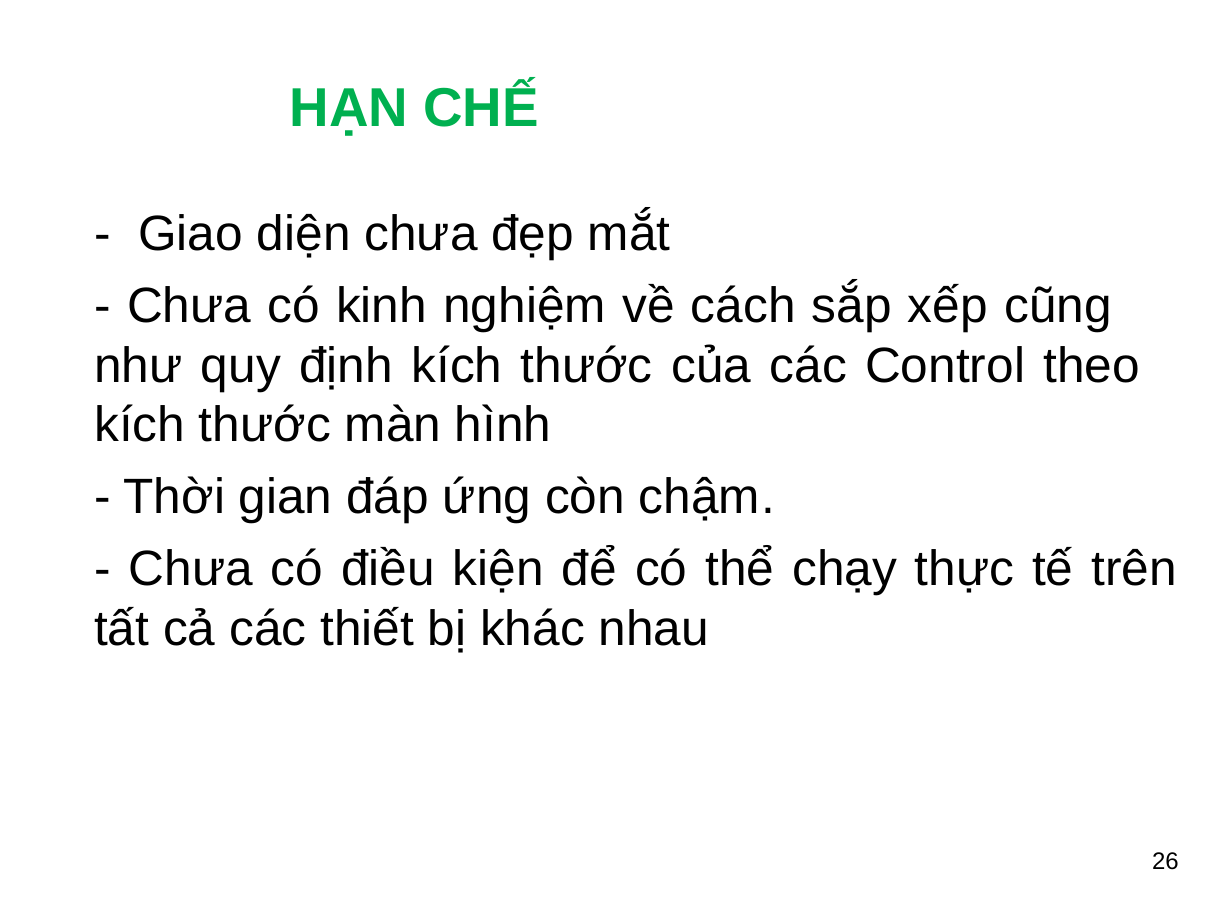
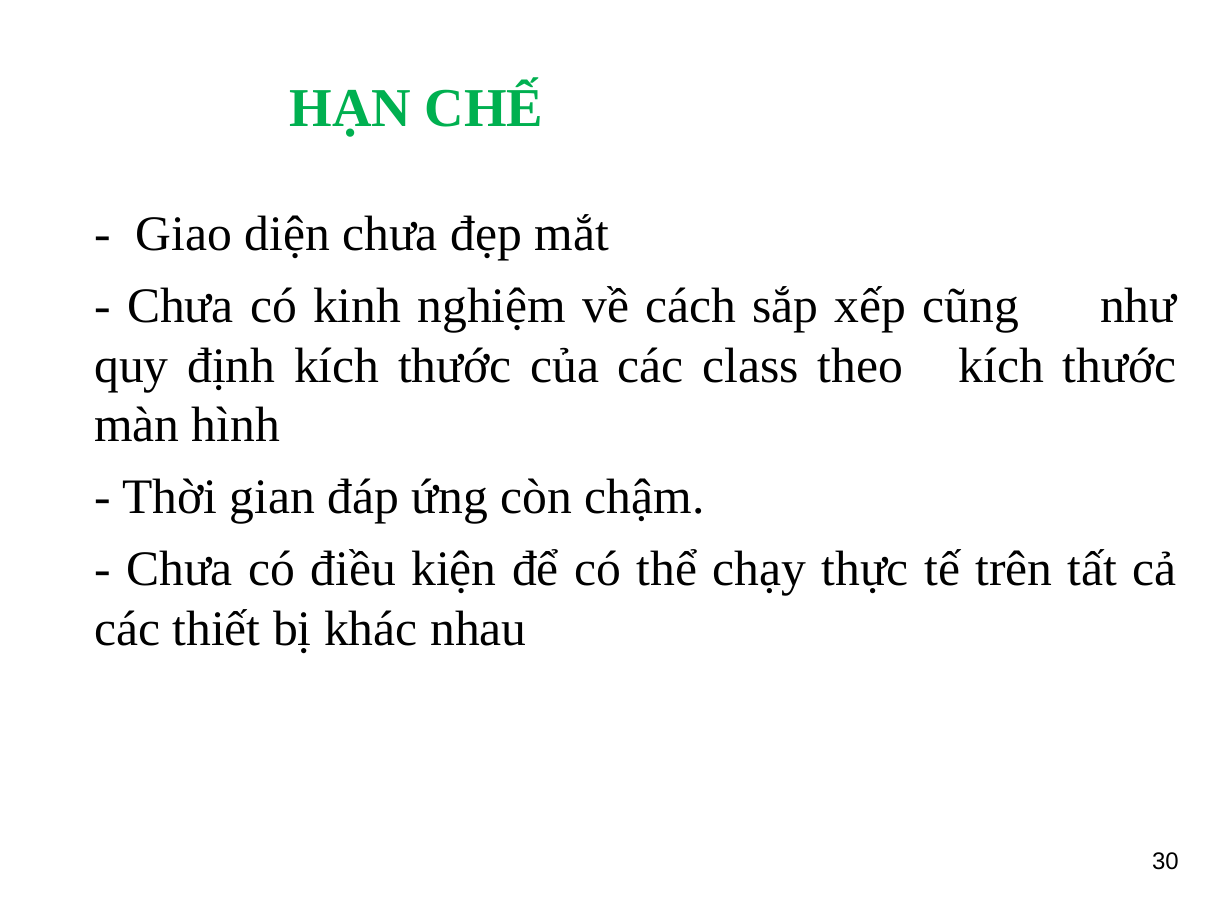
Before and after one commit to dangtuanhuy/MyBagBag, a slide deck: slide 30 of Doc/SlideBC_DT_Huy.ppt (slide 26 before the commit). Drawn at 1232x924 pixels with LibreOffice and Linux fonts; fonts in the diff are those of the drawing; background and template pictures are left out. Boxes give left, top, right and bottom in pixels: in the first picture for what was removed or moved away, otherwise in the second. Text is boxed around its words. In the diff, an @@ line names an element or a change of style, - is before the commit and + after.

```diff
--- a/Doc/SlideBC_DT_Huy.ppt
+++ b/Doc/SlideBC_DT_Huy.ppt
@@ title "HẠN CHẾ" at (x1=289, y1=84, x2=544, y2=137): font Arial to Times New Roman @@
@@ text at (x1=94, y1=214, x2=1177, y2=654): font Arial to Times New Roman in "- Giao diện chưa đẹp mắt", "- Thời gian đáp ứng còn chậm.", "- Chưa có điều kiện để có ..." @@
@@ text at (x1=94, y1=286, x2=1177, y2=442): text changed; font Arial to Times New Roman @@
-- Chưa có kinh nghiệm về cách sắp xếp cũng như quy định kích thước của các Control theo kích thước màn hình
+- Chưa có kinh nghiệm về cách sắp xếp cũng như quy định kích thước của các class theo kích thước màn hình
@@ page number at (x1=1152, y1=852, x2=1179, y2=870): text changed @@
-26
+30
```
Also in this commit, not shown: 24 other slides changed, 4 slides added, 11 other files.
